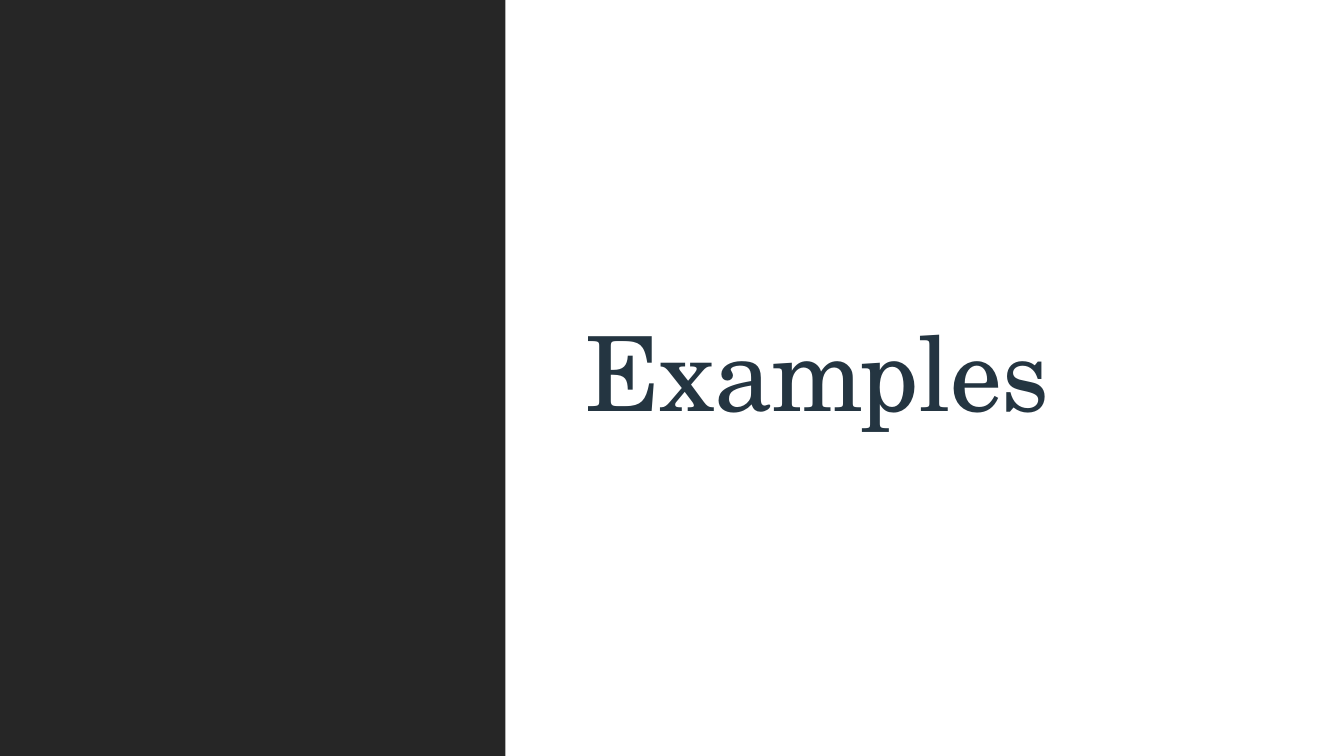
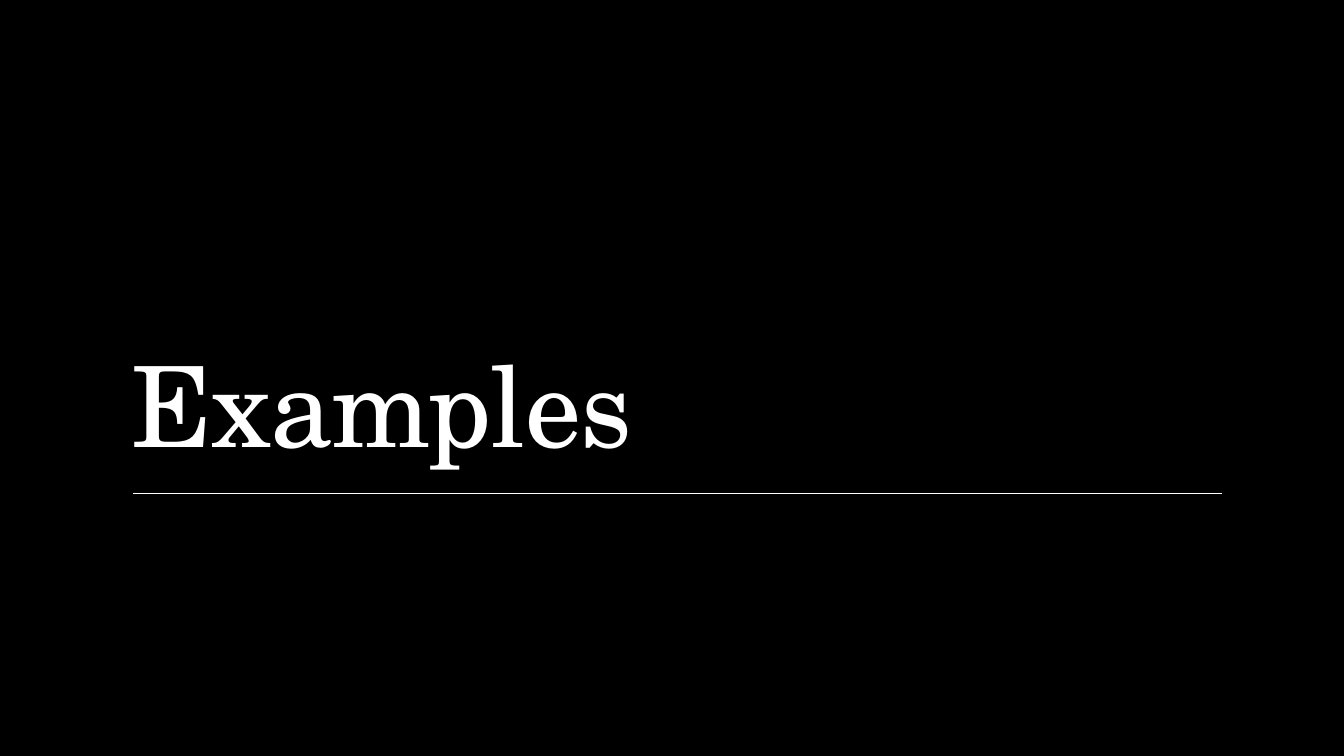
Before and after one commit to ChezDaniela/Behaviors, a slide deck: slide 5 of Whitelisting behaviors v1.pptx. Drawn at 1344x756 pixels with LibreOffice and Linux fonts; fonts in the diff are those of the drawing; background and template pictures are left out; a plain dark background stands for a picture behind light text. Boxes give left, top, right and bottom in pixels: in the first picture for what was removed or moved away, otherwise in the second. Text is boxed around its words. In the diff, an @@ line names an element or a change of style, - is before the commit and + after.

```diff
--- a/Whitelisting behaviors v1.pptx
+++ b/Whitelisting behaviors v1.pptx
@@ background #FFFFFF to picture (left out) @@
@@ rectangle at (0, 0, 1344, 756): fill #FFFFFF to #000000 @@
@@ rectangle removed at (0, 0, 505, 756) @@
@@ title "Examples": place and size @@
-title "Examples" at (586, 334, 1050, 432)
+title "Examples" at (131, 364, 633, 470)
@@ title "Examples" at (131, 364, 633, 470): size 74 to 80 pt, text colour #243541 to #FFFFFF; vertical alignment middle to bottom @@
@@ rectangle added at (0, 243, 1344, 592), fill gradient #000000 @@
@@ line added from (133, 493) to (1222, 493), #FFFFFF 1 pt @@
@@ rectangle added at (0, 706, 1344, 756), fill gradient #000000 @@
```
